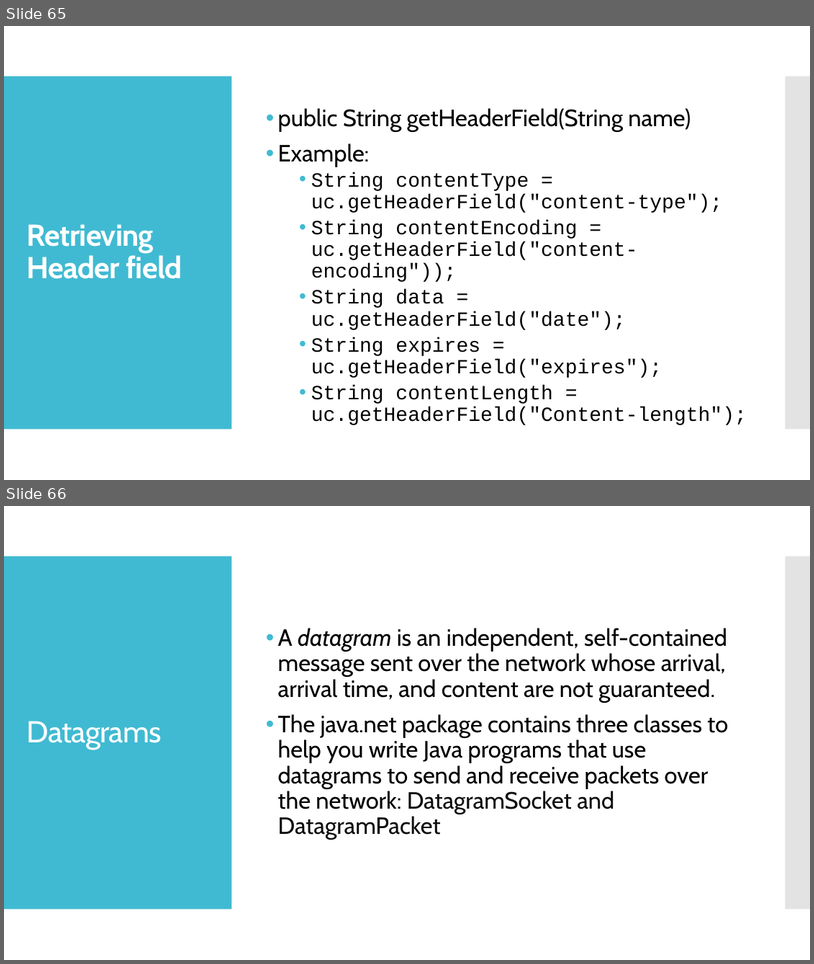
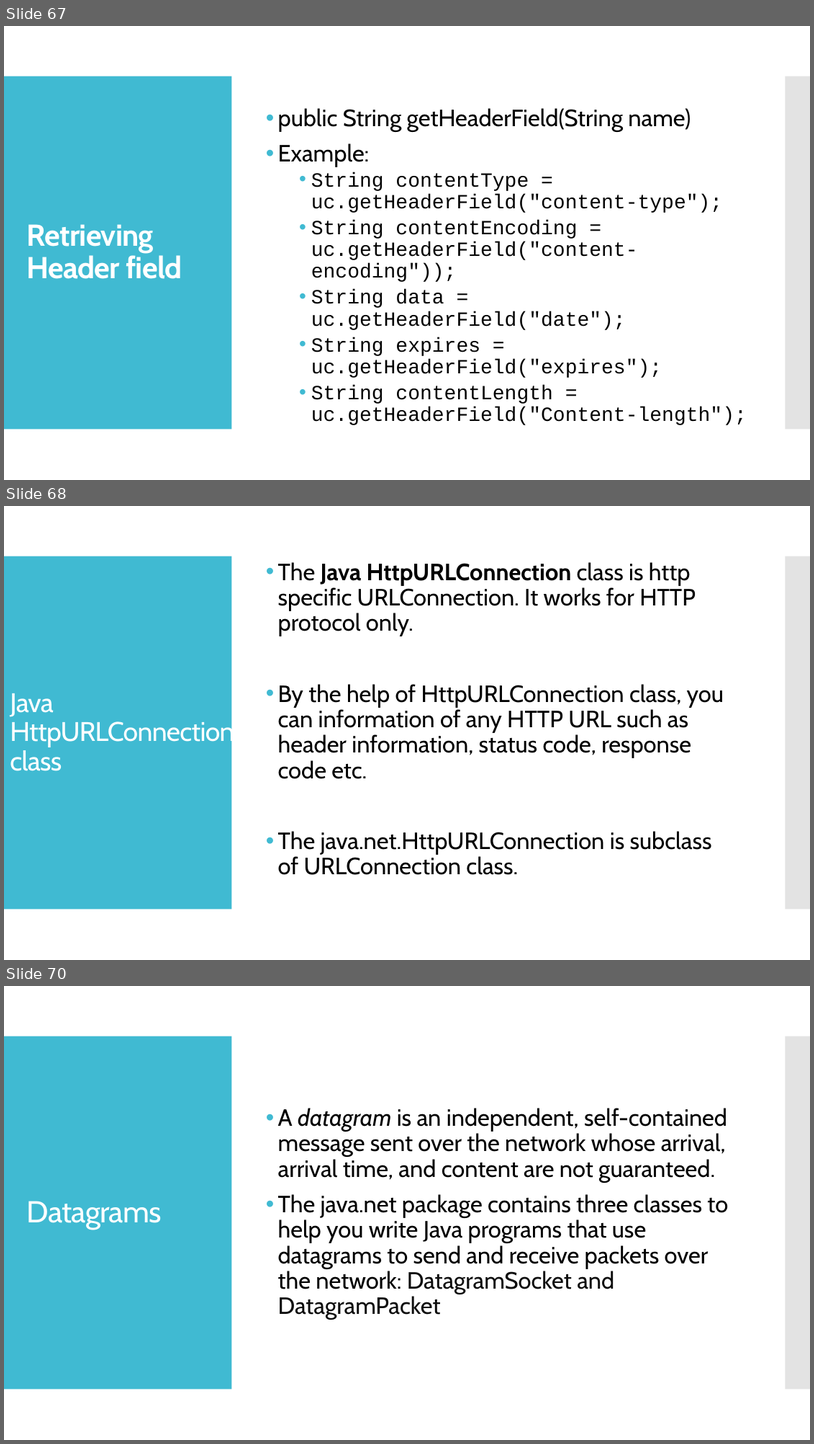
Before and after one commit to jrambasana/AJP2022-code, a slide deck: Slides/AJP - Unit 1 - Java Networking.pptx. Shown one above the other, each under a label of ours: slides 65 and 66 before the commit, slides 67, 68 and 70 after it; the slides between them are not shown. The pictures are 814x964 and 814x1444 pixels, drawn with LibreOffice and Linux fonts; fonts in the diff are those of the drawing. Boxes give left, top, right and bottom in pixels: in the first picture for what was removed or moved away, otherwise in the second. Text is boxed around its words. In the diff, an @@ line names an element or a change of style, - is before the commit and + after.

```diff
--- a/Slides/AJP - Unit 1 - Java Networking.pptx
+++ b/Slides/AJP - Unit 1 - Java Networking.pptx
@@ slide 68 added at (x1=4, y1=506, x2=810, y2=960), background #FFFFFF; not listed: 2 template elements that a slide beside it also shows @@
@@ text added at (x1=278, y1=562, x2=724, y2=875), 28 pt, text #000000 @@
+• The Java HttpURLConnection class is http specific URLConnection. It works for HTTP protocol only.
+• By the help of HttpURLConnection class, you can information of any HTTP URL such as header information, status code, response code etc.
+• The java.net.HttpURLConnection is subclass of URLConnection class.
@@ title added at (x1=10, y1=693, x2=234, y2=771), 32 pt, text #FFFFFF @@
+Java HttpURLConnection class
@@ what was slide 65 is now slide 67 @@
@@ what was slide 66 is now slide 70 @@
```
Also in this commit, not shown: 2 slides changed, 14 other slides added, 4 other files.
